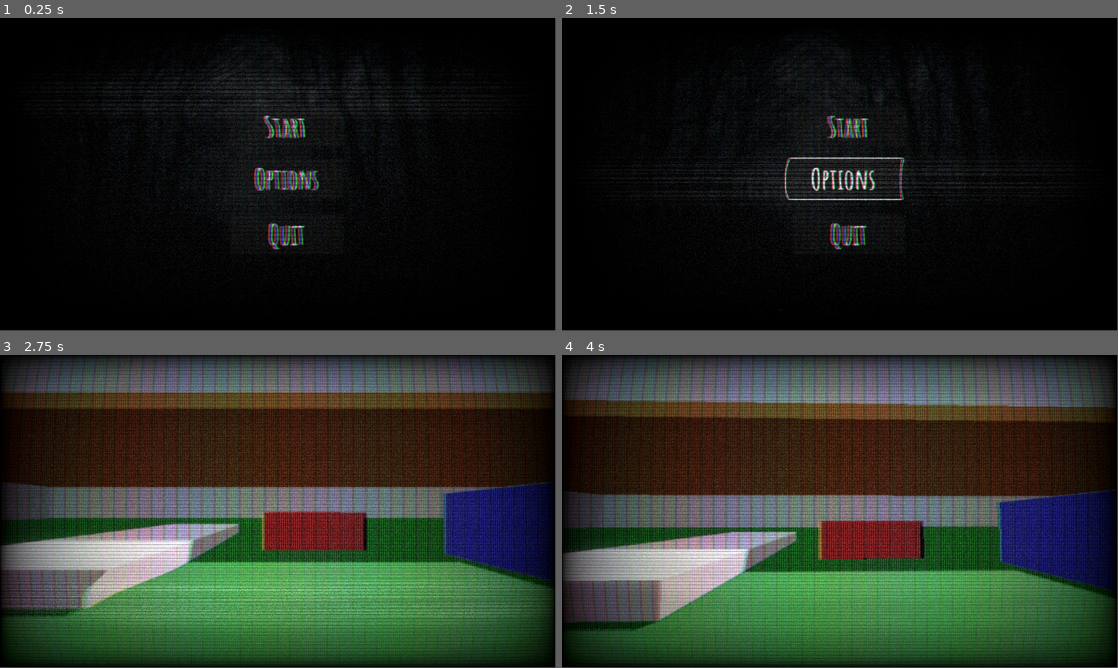
Above: before the commit, frames 1-4 (two rows, left to right).
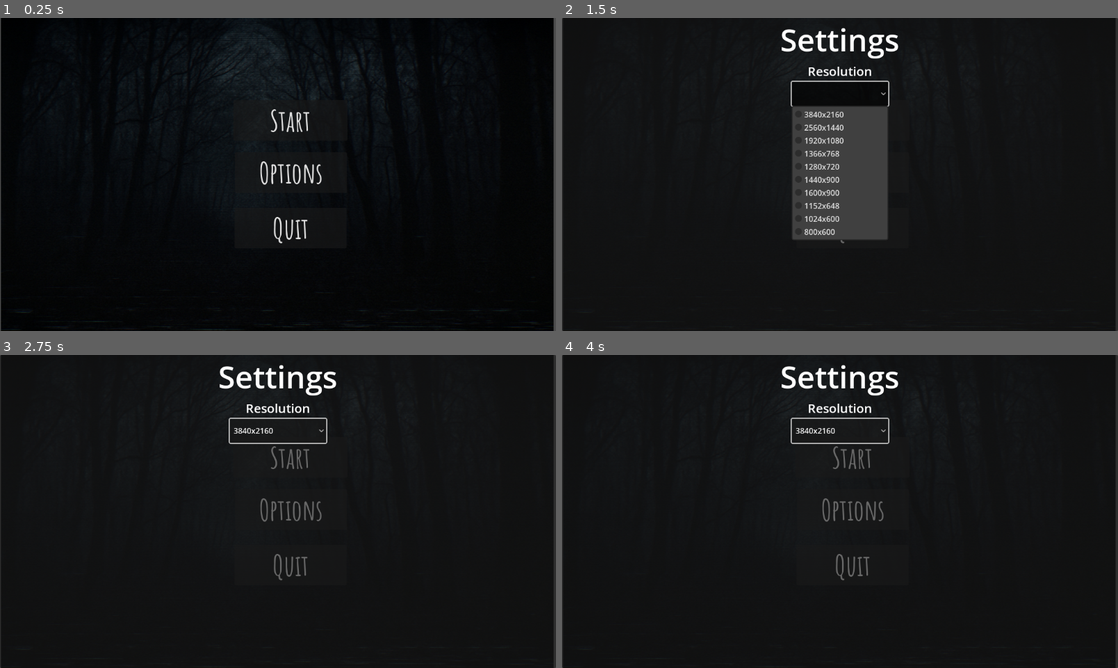
Above: after the commit, the same moments.

Repository: Bossie-Prime/Nature-of-Horror-The-Forest
Game: Godot game, scene res://Scenes/main_menu.tscn
Two runs of this game, one before a commit and one after it. Both use one fixed random seed, a clock stepped at 60 frames per second and the inputs below.
Inputs (mouse positions are in pixels of both pictures, inside the frame that each line leads up to):
- Up to frame 1 (0.25 s): no input
- Up to frame 2 (1.5 s): click "Options" at 0.5 s; click (840, 93) at 1.27 s
- Up to frame 3 (2.75 s): click "Start" at 2 s
- Up to frame 4 (4 s): click (840, 430) at 2.75 s, where only the run after the commit has a clickable "3840x2160"; click (851, 458) at 3.5 s, where only the run after the commit has a clickable "Start"
In our replay, the window is 799x449 before the commit and 800x450 after it. These sizes can differ from the game's own. Grey fills any space a smaller window leaves; there, only what the larger window draws over its background counts as a difference.

The runs differ from the first frame. In frame 1, 4.3% of the frame differs, in the area x 0-100%, y 0-100%; in frame 2, 10%; in frame 3, 80%; in frame 4, 81%.

Commit message:
Add files via upload
Added resolution to settings,
Gave the Options Button a way to open settings,
Muliple scalings have been added

Diff:
--- a/new-game-project/Scenes/main_menu.gd
+++ b/new-game-project/Scenes/main_menu.gd
@@ -1,23 +1,15 @@
 extends Node2D
 
-var button_type = null
-
-# Called when the node enters the scene tree for the first time.
 func _ready() -> void:
-	pass # Replace with function body.
-
-
-# Called every frame. 'delta' is the elapsed time since the previous frame.
-func _process(delta: float) -> void:
 	pass
-
 
 func _on_start_pressed() -> void:
 	get_tree().change_scene_to_file("res://Scenes/world.tscn")
 
 func _on_options_pressed() -> void:
-	pass # Replace with function body.
-
+	var settings_layer = get_tree().get_first_node_in_group("settings_layer")
+	if settings_layer:
+		settings_layer.open_settings()
 
 func _on_quit_pressed() -> void:
 	get_tree().quit()
--- a/new-game-project/Scenes/main_menu.tscn
+++ b/new-game-project/Scenes/main_menu.tscn
@@ -10,21 +10,21 @@
 shader_parameter/overlay = false
 shader_parameter/scanlines_opacity = 0.3
 shader_parameter/scanlines_width = 0.2
-shader_parameter/grille_opacity = 0.4
-shader_parameter/resolution = Vector2(1080, 720)
+shader_parameter/grille_opacity = 0.5
+shader_parameter/resolution = Vector2(1153, 857)
 shader_parameter/pixelate = true
 shader_parameter/roll = true
-shader_parameter/roll_speed = 1.3
-shader_parameter/roll_size = 6.0
-shader_parameter/roll_variation = 1.6
-shader_parameter/distort_intensity = 0.02
+shader_parameter/roll_speed = 1.0
+shader_parameter/roll_size = 5.0
+shader_parameter/roll_variation = 1.5
+shader_parameter/distort_intensity = 0.015
 shader_parameter/noise_opacity = 0.1
 shader_parameter/noise_speed = 2.0
-shader_parameter/static_noise_intensity = 0.12
-shader_parameter/aberration = 0.03
-shader_parameter/brightness = 1.4
+shader_parameter/static_noise_intensity = 0.1
+shader_parameter/aberration = 0.01
+shader_parameter/brightness = 1.5
 shader_parameter/discolor = true
-shader_parameter/warp_amount = 0.0
+shader_parameter/warp_amount = 0.1
 shader_parameter/clip_warp = false
 shader_parameter/vignette_intensity = 1.0
 shader_parameter/vignette_opacity = 0.5
@@ -33,8 +33,8 @@
 script = ExtResource("1_28flt")
 
 [node name="BackGround" type="Sprite2D" parent="."]
-position = Vector2(579.5, 330)
-scale = Vector2(0.780599, 0.640625)
+position = Vector2(574.501, 326.501)
+scale = Vector2(0.745441, 0.637693)
 texture = ExtResource("2_ce3w2")
 
 [node name="Button Manager" type="Control" parent="."]
@@ -48,10 +48,10 @@
 anchors_preset = 15
 anchor_right = 1.0
 anchor_bottom = 1.0
-offset_left = 476.0
-offset_top = 206.0
-offset_right = 672.0
-offset_bottom = 206.0
+offset_left = 484.0
+offset_top = 170.0
+offset_right = 680.0
+offset_bottom = 214.0
 grow_horizontal = 2
 grow_vertical = 2
 theme_override_colors/font_hover_pressed_color = Color(0.203922, 0.203922, 0.203922, 0)
@@ -62,10 +62,10 @@
 
 [node name="Options" type="Button" parent="Button Manager"]
 layout_mode = 0
-offset_left = 479.0
-offset_top = 292.0
-offset_right = 711.0
-offset_bottom = 333.0
+offset_left = 487.0
+offset_top = 278.0
+offset_right = 719.0
+offset_bottom = 362.0
 theme_override_colors/font_hover_pressed_color = Color(0.203922, 0.203922, 0.203922, 0)
 theme_override_colors/font_hover_color = Color(0.388235, 0.388235, 0.388235, 1)
 theme_override_fonts/font = ExtResource("2_48xlc")
@@ -74,10 +74,10 @@
 
 [node name="Quit" type="Button" parent="Button Manager"]
 layout_mode = 0
-offset_left = 478.0
-offset_top = 407.0
-offset_right = 710.0
-offset_bottom = 491.0
+offset_left = 486.0
+offset_top = 393.0
+offset_right = 718.0
+offset_bottom = 477.0
 theme_override_colors/font_hover_pressed_color = Color(0.203922, 0.203922, 0.203922, 0)
 theme_override_colors/font_hover_color = Color(0.388235, 0.388235, 0.388235, 1)
 theme_override_fonts/font = ExtResource("2_48xlc")
@@ -87,10 +87,16 @@
 [node name="CanvasLayer" type="CanvasLayer" parent="."]
 
 [node name="VHS_filter_Rect" type="ColorRect" parent="CanvasLayer"]
+visible = false
 material = SubResource("ShaderMaterial_ce3w2")
-anchors_preset = 15
-anchor_right = 1.0
-anchor_bottom = 1.0
+anchors_preset = -1
+anchor_top = -0.00233372
+anchor_right = 1.00694
+anchor_bottom = 1.00583
+offset_left = -5.0
+offset_top = 5.0
+offset_right = -5.0
+offset_bottom = 5.0
 grow_horizontal = 2
 grow_vertical = 2
 mouse_filter = 2
--- /dev/null
+++ b/new-game-project/Scenes/settings.tscn
@@ -0,0 +1,49 @@
+[gd_scene load_steps=2 format=3 uid="uid://d4d24oe024145"]
+
+[ext_resource type="Script" uid="uid://djgj1daivd0sd" path="res://settings.gd" id="1_4geyq"]
+
+[node name="Settings" type="Control"]
+layout_mode = 3
+anchors_preset = 15
+anchor_right = 1.0
+anchor_bottom = 1.0
+grow_horizontal = 2
+grow_vertical = 2
+script = ExtResource("1_4geyq")
+
+[node name="MarginContainer" type="MarginContainer" parent="."]
+layout_mode = 1
+anchors_preset = 15
+anchor_right = 1.0
+anchor_bottom = 1.0
+grow_horizontal = 2
+grow_vertical = 2
+
+[node name="VBoxContainer" type="VBoxContainer" parent="MarginContainer"]
+layout_mode = 2
+
+[node name="Label" type="Label" parent="MarginContainer/VBoxContainer"]
+layout_mode = 2
+text = "Volume"
+
+[node name="Volume" type="HSlider" parent="MarginContainer/VBoxContainer"]
+layout_mode = 2
+
+[node name="Mute" type="CheckBox" parent="MarginContainer/VBoxContainer"]
+layout_mode = 2
+text = "Mute"
+
+[node name="Resolution" type="OptionButton" parent="MarginContainer/VBoxContainer"]
+layout_mode = 2
+selected = 2
+item_count = 3
+popup/item_0/text = "1920x1080"
+popup/item_0/id = 0
+popup/item_1/text = "1600x900"
+popup/item_1/id = 1
+popup/item_2/text = "1280x720"
+popup/item_2/id = 2
+
+[connection signal="value_changed" from="MarginContainer/VBoxContainer/Volume" to="." method="_on_volume_value_changed"]
+[connection signal="toggled" from="MarginContainer/VBoxContainer/Mute" to="." method="_on_mute_toggled"]
+[connection signal="item_selected" from="MarginContainer/VBoxContainer/Resolution" to="." method="_on_resolution_item_selected"]
--- /dev/null
+++ b/new-game-project/Scenes/settings_menu.tscn
@@ -0,0 +1,58 @@
+[gd_scene load_steps=4 format=3 uid="uid://cmmre83e7jquq"]
+
+[ext_resource type="Script" uid="uid://dusgenqieegmj" path="res://assets/autoload/settings_menu.gd" id="1_icv2g"]
+
+[sub_resource type="LabelSettings" id="LabelSettings_icv2g"]
+font_size = 64
+
+[sub_resource type="LabelSettings" id="LabelSettings_8ef0u"]
+font_size = 26
+
+[node name="Settings Menu" type="Control"]
+layout_mode = 3
+anchors_preset = 15
+anchor_right = 1.0
+anchor_bottom = 1.0
+grow_horizontal = 2
+grow_vertical = 2
+script = ExtResource("1_icv2g")
+
+[node name="Panel" type="Panel" parent="."]
+layout_mode = 1
+anchors_preset = 15
+anchor_right = 1.0
+anchor_bottom = 1.0
+grow_horizontal = 2
+grow_vertical = 2
+
+[node name="HBoxContainer" type="HBoxContainer" parent="Panel"]
+layout_mode = 1
+anchors_preset = 15
+anchor_right = 1.0
+anchor_bottom = 1.0
+grow_horizontal = 2
+grow_vertical = 2
+
+[node name="VBoxContainer" type="VBoxContainer" parent="Panel/HBoxContainer"]
+layout_mode = 2
+size_flags_horizontal = 3
+
+[node name="Setting" type="Label" parent="Panel/HBoxContainer/VBoxContainer"]
+layout_mode = 2
+text = "Settings"
+label_settings = SubResource("LabelSettings_icv2g")
+horizontal_alignment = 1
+
+[node name="Label" type="Label" parent="Panel/HBoxContainer/VBoxContainer"]
+layout_mode = 2
+size_flags_horizontal = 4
+text = "Resolution"
+label_settings = SubResource("LabelSettings_8ef0u")
+
+[node name="OptionButton" type="OptionButton" parent="Panel/HBoxContainer/VBoxContainer"]
+custom_minimum_size = Vector2(200, 50)
+layout_mode = 2
+size_flags_horizontal = 4
+size_flags_vertical = 0
+
+[connection signal="item_selected" from="Panel/HBoxContainer/VBoxContainer/OptionButton" to="." method="_on_option_button_item_selected"]
--- /dev/null
+++ b/new-game-project/assets/autoload/gui_autoload.gd
@@ -0,0 +1,58 @@
+extends CanvasLayer
+
+var gui_components = [
+	"res://Scenes/settings_menu.tscn"
+]
+
+var resolutions = {
+	"3840x2160": Vector2i(3840, 2160),
+	"2560x1440": Vector2i(2560, 1440),
+	"1920x1080": Vector2i(1920, 1080),
+	"1366x768": Vector2i(1366, 768),
+	"1280x720": Vector2i(1280, 720),
+	"1440x900": Vector2i(1440, 900),
+	"1600x900": Vector2i(1600, 900),
+	"1152x648": Vector2i(1152, 648),
+	"1024x600": Vector2i(1024, 600),
+	"800x600": Vector2i(800, 600)
+}
+
+var settings_menu: Control
+
+func _ready() -> void:
+	for i in gui_components:
+		var new_scene = load(i).instantiate()
+		add_child(new_scene)
+		new_scene.hide()
+
+		# Cache settings menu reference
+		if new_scene.name == "Settings Menu":
+			settings_menu = new_scene
+
+	# Optional but recommended
+	add_to_group("settings_layer")
+
+func _input(_event):
+	if Input.is_action_just_pressed("toggle_settings"):
+		toggle_settings()
+
+func toggle_settings():
+	if not settings_menu:
+		return
+
+	settings_menu.visible = !settings_menu.visible
+	settings_menu.update_button_value()
+
+func open_settings():
+	if settings_menu and not settings_menu.visible:
+		settings_menu.visible = true
+		settings_menu.update_button_value()
+
+func close_settings():
+	if settings_menu and settings_menu.visible:
+		settings_menu.visible = false
+
+func center_window():
+	var screen_center = DisplayServer.screen_get_position() + DisplayServer.screen_get_size() / 2
+	var window_size = get_window().get_size_with_decorations()
+	get_window().set_position(screen_center - window_size / 2)
--- /dev/null
+++ b/new-game-project/assets/autoload/settings_menu.gd
@@ -0,0 +1,21 @@
+extends Control
+
+@onready var resolutions_option_button: OptionButton = \
+	$Panel/HBoxContainer/VBoxContainer/OptionButton
+
+func _ready() -> void:
+	add_resolutions()
+
+func add_resolutions():
+	for r in GUI.resolutions:
+		resolutions_option_button.add_item(r)
+
+func update_button_value():
+	var window_size_string = str(get_window().size.x, "x", get_window().size.y)
+	var resolutions_index = GUI.resolutions.keys().find(window_size_string)
+	resolutions_option_button.selected = resolutions_index
+
+func _on_option_button_item_selected(index: int) -> void:
+	var key = resolutions_option_button.get_item_text(index)
+	get_window().set_size(GUI.resolutions[key])
+	GUI.center_window()
--- a/new-game-project/project.godot
+++ b/new-game-project/project.godot
@@ -14,6 +14,14 @@
 run/main_scene="uid://dhcq7dae2lfo5"
 config/features=PackedStringArray("4.4", "Forward Plus")
 config/icon="res://icon.svg"
+
+[autoload]
+
+GUI="*res://assets/autoload/gui_autoload.gd"
+
+[display]
+
+window/stretch/mode="viewport"
 
 [input]
 
@@ -52,3 +60,8 @@
 "events": [Object(InputEventKey,"resource_local_to_scene":false,"resource_name":"","device":-1,"window_id":0,"alt_press …(192 unchanged characters)…
 ]
 }
+toggle_settings={
+"deadzone": 0.2,
+"events": [Object(InputEventKey,"resource_local_to_scene":false,"resource_name":"","device":-1,"window_id":0,"alt_pressed":false,"shift_pressed":false,"ctrl_pressed":false,"meta_pressed":false,"pressed":false,"keycode":0,"physical_keycode":4194305,"key_label":0,"unicode":0,"location":0,"echo":false,"script":null)
+]
+}
--- /dev/null
+++ b/new-game-project/settings.gd
@@ -0,0 +1,21 @@
+extends Control
+
+
+
+
+func _on_volume_value_changed(value):
+	AudioServer.set_bus_volume_db(0,value/5)
+
+
+func _on_mute_toggled(toggled_on):
+	AudioServer.set_bus_mute(0,toggled_on)
+
+
+func _on_resolution_item_selected(index):
+	match index:
+		0:
+			DisplayServer.window_set_size(Vector2i(1920,1080))
+		1:
+			DisplayServer.window_set_size(Vector2i(1600,900))
+		2:
+			DisplayServer.window_set_size(Vector2i(1280,720))
Not shown, added: new-game-project/assets/autoload/gui_autoload.gd.uid
Not shown, added: new-game-project/assets/autoload/settings_menu.gd.uid
Not shown, added: new-game-project/settings.gd.uid
